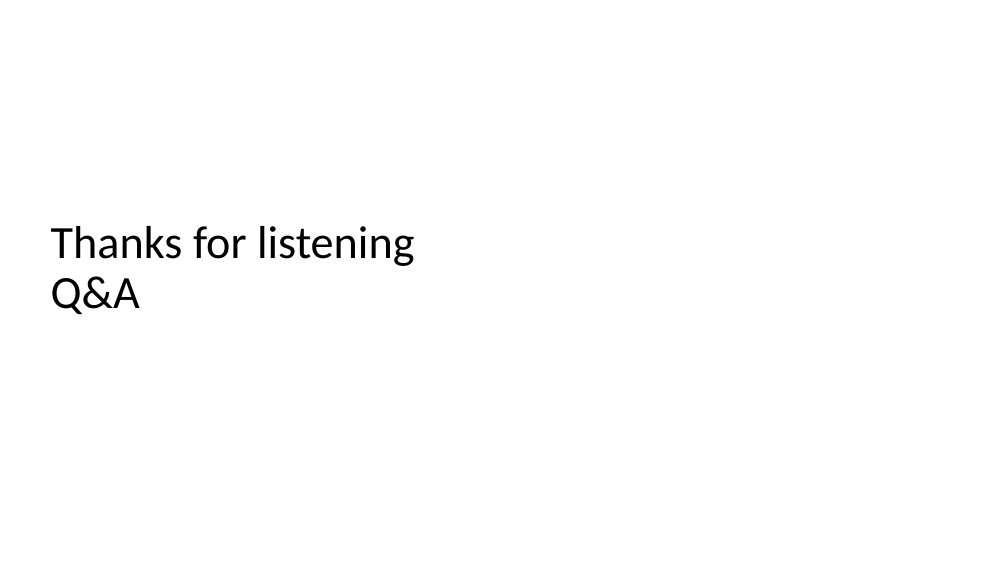
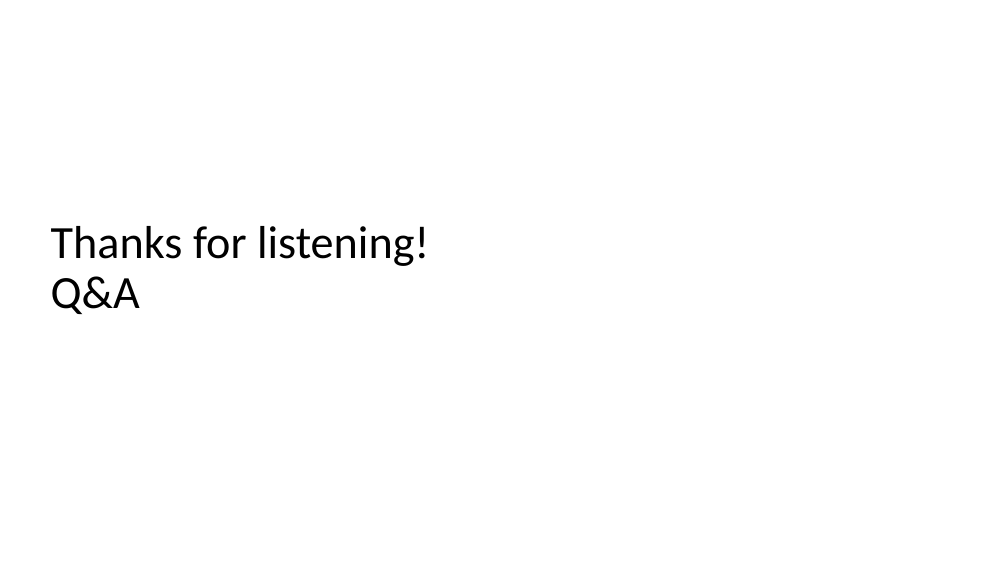
Before and after one commit to tianyuzhou95/Docker, a slide deck: slide 23 of To Docker or Not to Docker A Security Perspective.pptx. Drawn at 1008x567 pixels with LibreOffice and Linux fonts; fonts in the diff are those of the drawing. Boxes give left, top, right and bottom in pixels: in the first picture for what was removed or moved away, otherwise in the second. Text is boxed around its words. In the diff, an @@ line names an element or a change of style, - is before the commit and + after.

```diff
--- a/To Docker or Not to Docker A Security Perspective.pptx
+++ b/To Docker or Not to Docker A Security Perspective.pptx
@@ title at [51, 226, 429, 314]: text changed @@
-Thanks for listening
-Q&A
+Thanks for listening!
+Q&A
```
Also in this commit, not shown: 5 other slides changed, 3 other files.
